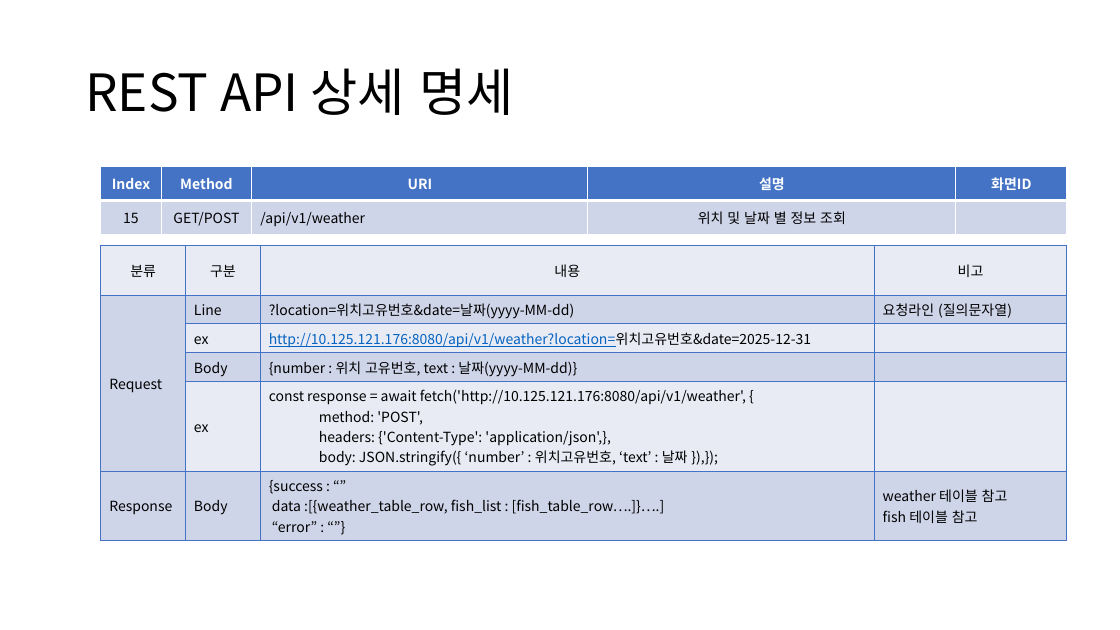
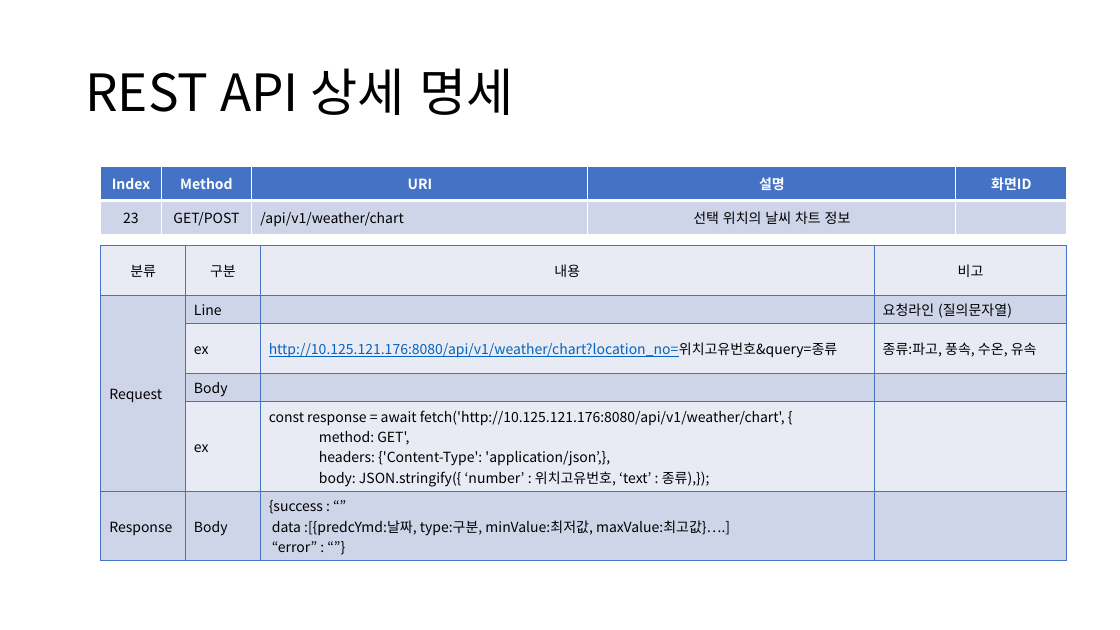
Before and after one commit to sujidaddy/workspace_miniproject, a slide deck: slide 46 of 미니프로젝트계획서제출용.pptx (slide 37 before the commit). Drawn at 1120x630 pixels with LibreOffice and Linux fonts; fonts in the diff are those of the drawing. Boxes give left, top, right and bottom in pixels: in the first picture for what was removed or moved away, otherwise in the second. Text is boxed around its words. In the diff, an @@ line names an element or a change of style, - is before the commit and + after.

Commit message:
날씨 차트를 위한 API 추가 /api/v1/weather/chart

```diff
--- a/미니프로젝트계획서제출용.pptx
+++ b/미니프로젝트계획서제출용.pptx
@@ table at <box>101,166,1067,234</box> @@
-row 2: 15 | GET/POST | /api/v1/weather | 위치 및 날짜 별 정보 조회 | 
+row 2: 23 | GET/POST | /api/v1/weather/chart | 선택 위치의 날씨 차트 정보 | 
@@ table at <box>101,246,1067,556</box> @@
-row 2, column 3: ?location=위치고유번호&date=날짜(yyyy-MM-dd)
+row 2, column 3: 
-row 3, column 3: http://10.125.121.176:8080/api/v1/weather?location=위치고유번호&date=2025-12-31
+row 3, column 3: http://10.125.121.176:8080/api/v1/weather/chart?location_no=위치고유번호&query=종류
-row 3, column 4: 
+row 3, column 4: 종류:파고, 풍속, 수온, 유속
-row 4, column 3: {number : 위치 고유번호, text : 날짜(yyyy-MM-dd)}
+row 4, column 3: 
-row 5, column 3: const response = await fetch('http://10.125.121.176:8080/api/v1/weather', { / method: 'POST', / headers: {'Content-Type': 'application/json',}, / body: JSON.stringify({ ‘number’ : 위치고유번호, ‘text’ : 날짜 }),});
+row 5, column 3: const response = await fetch('http://10.125.121.176:8080/api/v1/weather/chart', { / method: GET', / headers: {'Content-Type': 'application/json’,}, / body: JSON.stringify({ ‘number’ : 위치고유번호, ‘text’ : 종류),});
-row 6, column 3: {success : “” data :[{weather_table_row, fish_list : [fish_table_row….]}….] / “error” : “”}
+row 6, column 3: {success : “” data :[{predcYmd:날짜, type:구분, minValue:최저값, maxValue:최고값}….] / “error” : “”}
-row 6, column 4: weather 테이블 참고 fish 테이블 참고
+row 6, column 4: 
```
Also in this commit, not shown: 11 other slides changed, 5 slides added, 8 other files.
